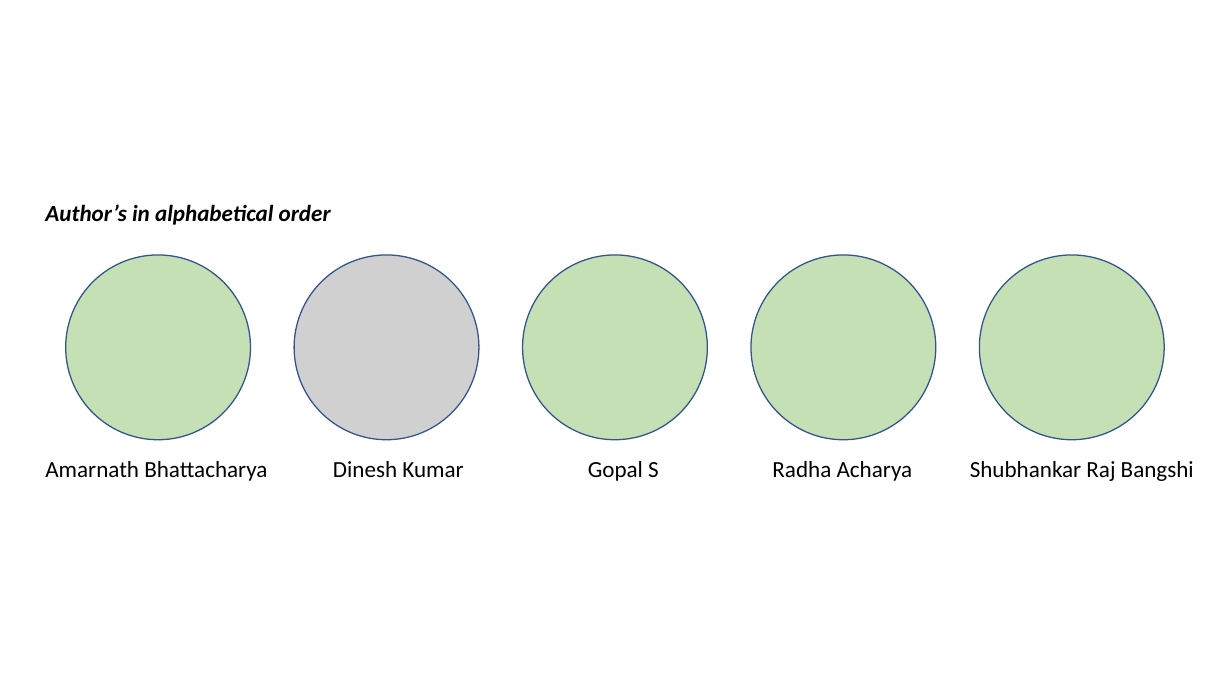
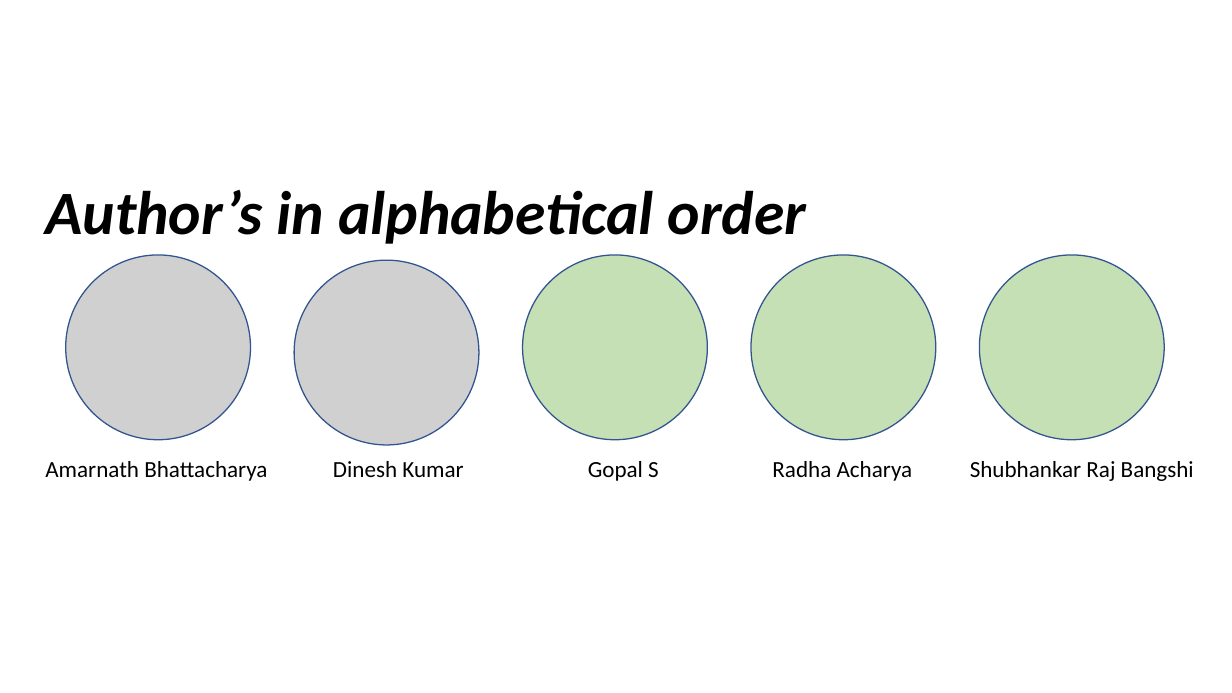
Before and after one commit to meetAmarAtGithub/PES_MTech_Assignments, a slide deck: slide 1 of NPV_Statitical Anlysis of Diabetes Dataset/team.pptx. Drawn at 1232x693 pixels with LibreOffice and Linux fonts; fonts in the diff are those of the drawing; grey boxes stand for pictures. Boxes give left, top, right and bottom in pixels: in the first picture for what was removed or moved away, otherwise in the second. Text is boxed around its words. In the diff, an @@ line names an element or a change of style, - is before the commit and + after.

```diff
--- a/NPV_Statitical Anlysis of Diabetes Dataset/team.pptx
+++ b/NPV_Statitical Anlysis of Diabetes Dataset/team.pptx
@@ text "Author’s in alphabetical order": place and size @@
-text "Author’s in alphabetical order" at [45, 204, 331, 225]
+text "Author’s in alphabetical order" at [45, 190, 807, 244]
@@ text "Author’s in alphabetical order" at [45, 190, 807, 244]: size 18 to 48 pt @@
@@ ellipse removed at [66, 255, 250, 440] @@
@@ picture added at [66, 255, 250, 440] @@
@@ picture: place and size @@
-picture at [294, 255, 479, 440]
+picture at [294, 261, 479, 445]
```
Also in this commit, not shown: 3 other files.
